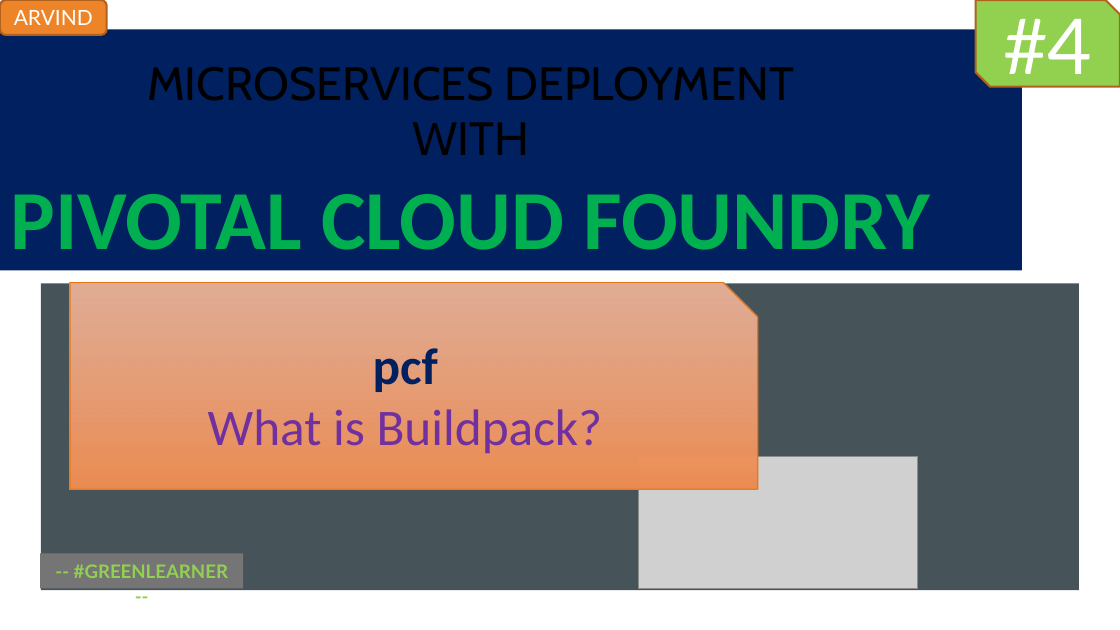
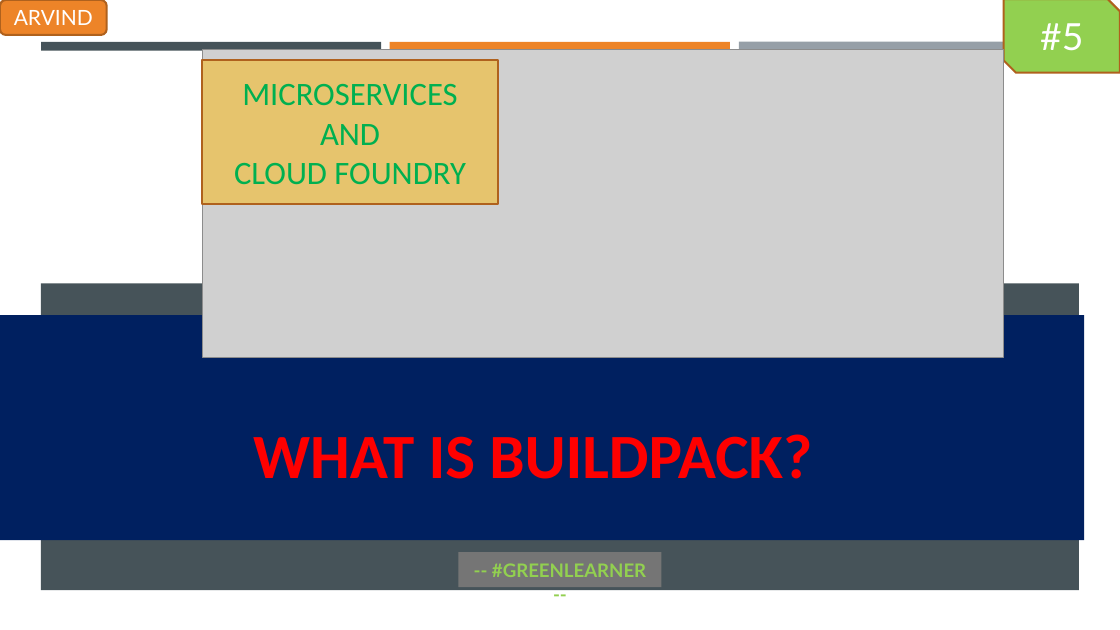
Before and after one commit to codefarm0/PivotalCloudFoundry, a slide deck: slide 19 of PCF.pptx. Drawn at 1120x630 pixels with LibreOffice and Linux fonts; fonts in the diff are those of the drawing; grey boxes stand for pictures; background and template pictures are left out. Boxes give left, top, right and bottom in pixels: in the first picture for what was removed or moved away, otherwise in the second. Text is boxed around its words. In the diff, an @@ line names an element or a change of style, - is before the commit and + after.

```diff
--- a/PCF.pptx
+++ b/PCF.pptx
@@ title removed at (0,29,1022,271) @@
-MICROSERVICES DEPLOYMENT
-WITH
-PIVOTAL CLOUD FOUNDRY
@@ snip diag rect removed at (975,0,1120,87) @@
-#4
@@ snip diag rect added at (1004,0,1120,73), fill #92D050, outline #AF621E 1.75 pt, 32 pt, text #FFFFFF @@
+#5
@@ rectangle added at (41,42,381,50), fill #465359 @@
@@ picture added at (202,50,1004,357) @@
@@ rectangle added at (390,42,730,50), fill #ED8428 @@
@@ rectangle added at (202,60,498,204), fill #E6C46D, outline #AF621E 1.75 pt, 28 pt, text #00B050 @@
+MICROSERVICES
+AND
+CLOUD FOUNDRY
@@ title "WHAT IS BUILDPACK?": place and size @@
-title "WHAT IS BUILDPACK?" at (70,282,758,489)
+title "WHAT IS BUILDPACK?" at (0,315,1084,540)
@@ title "WHAT IS BUILDPACK?" at (0,315,1084,540): vertical alignment middle to bottom; snip rect to title; fill gradient #F3B89D to #ED8C53 to #002060; outline #E67613 1 pt to none @@
@@ title at (253,434,812,479): text changed; size 44 to 54 pt; text colour #7030A0 to #FF0000; bold on @@
-pcf
-What is Buildpack?
+WHAT IS BUILDPACK?
@@ picture removed at (639,456,918,588) @@
@@ subtitle "-- #GREENLEARNER --": place and size @@
-subtitle "-- #GREENLEARNER --" at (40,554,244,589)
+subtitle "-- #GREENLEARNER --" at (459,552,662,587)
```
Also in this commit, not shown: 2 other slides changed, 23 slides added, 6 other files.
